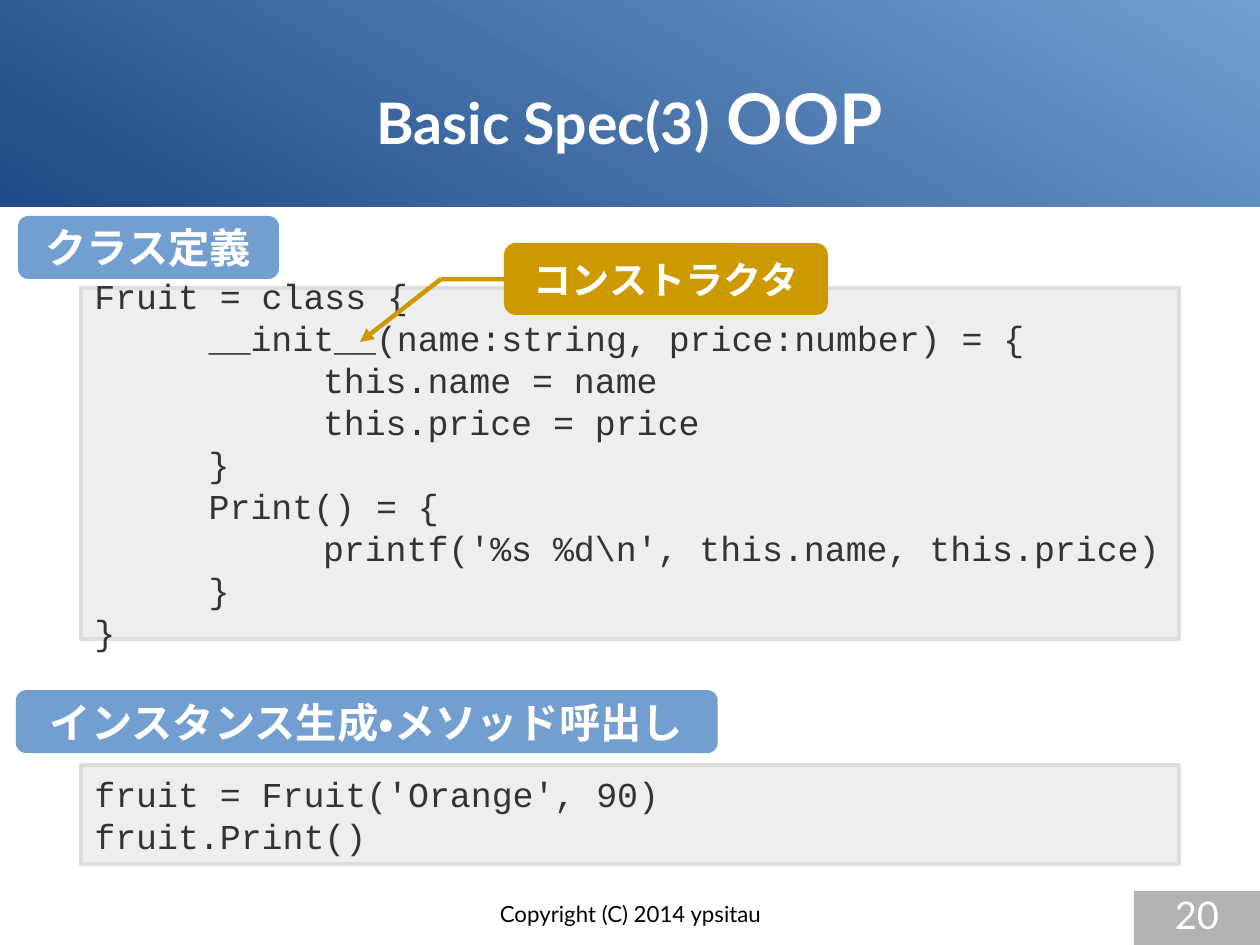
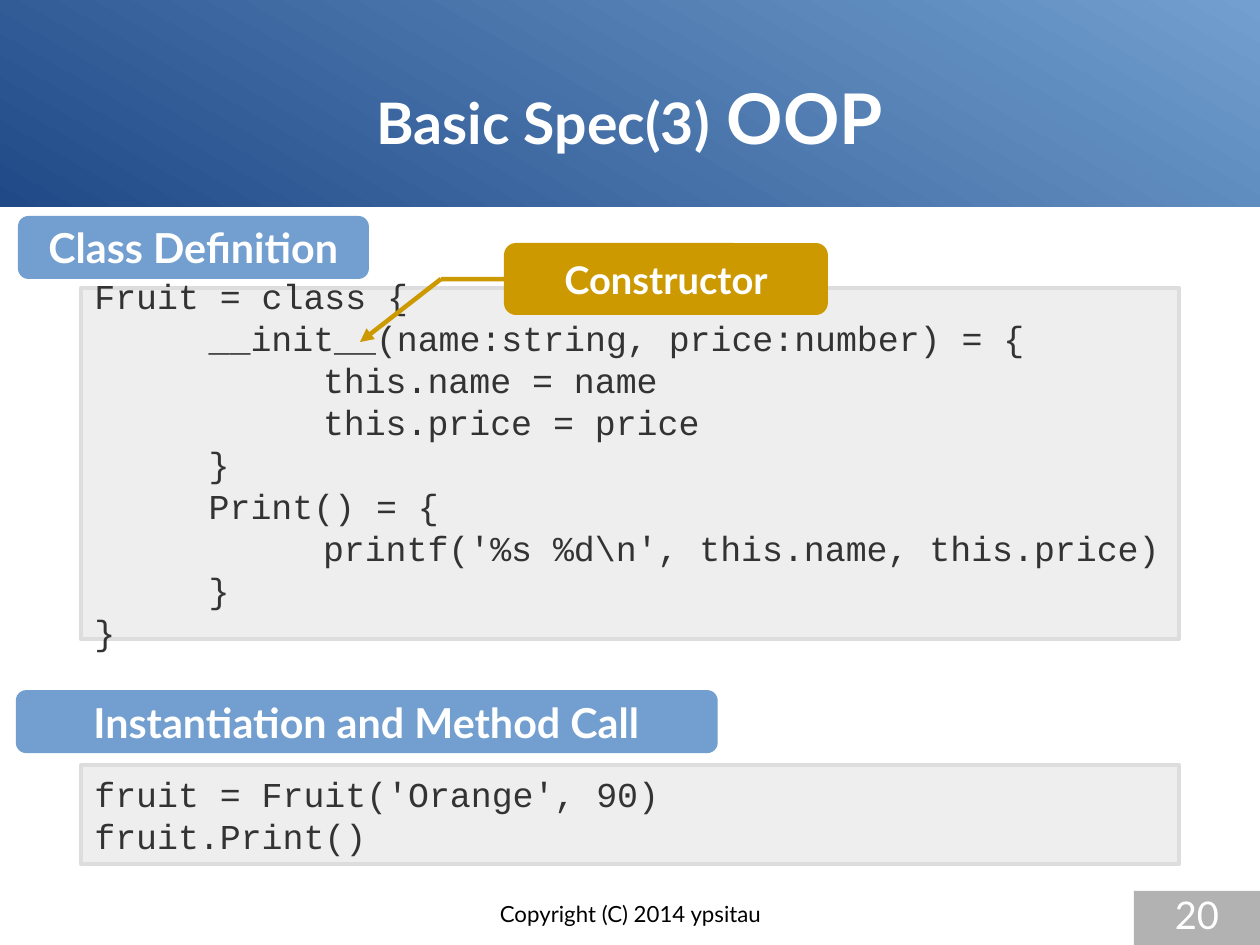
Before and after one commit to gura-lang/gura-doc, a slide deck: slide 20 of presentation/gura-introduction-e.odp. Drawn at 1260x945 pixels with LibreOffice and Linux fonts; fonts in the diff are those of the drawing. Boxes give left, top, right and bottom in pixels: in the first picture for what was removed or moved away, otherwise in the second. Text is boxed around its words. In the diff, an @@ line names an element or a change of style, - is before the commit and + after.

```diff
--- a/presentation/gura-introduction-e.odp
+++ b/presentation/gura-introduction-e.odp
@@ rounded rectangle "Class Definition": place and size @@
-rounded rectangle "Class Definition" at bbox=[18, 216, 279, 279]
+rounded rectangle "Class Definition" at bbox=[18, 216, 369, 279]
@@ text in rounded rectangle at bbox=[48, 232, 338, 264]: text changed @@
-クラス定義
+Class Definition
@@ text in rounded rectangle at bbox=[564, 266, 767, 295]: text changed; font Courier New to Lato @@
-コンストラクタ
+Constructor
@@ text in rounded rectangle at bbox=[93, 707, 639, 739]: text changed @@
-インスタンス生成・メソッド呼出し
+Instantiation and Method Call
```
Also in this commit, not shown: 26 other slides changed, 4 slides added, 4 slides removed.
